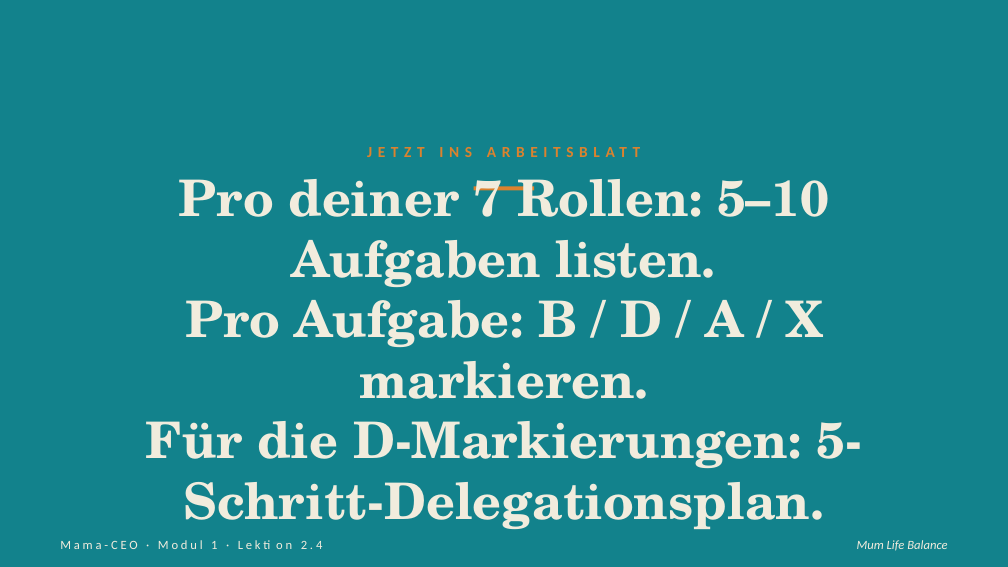
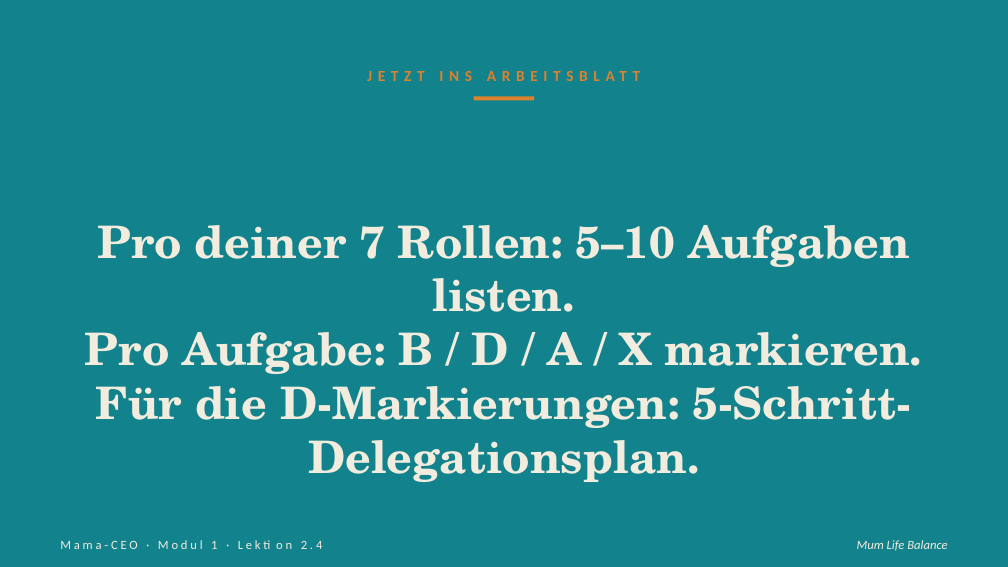
Before and after one commit to pnulmann-hue/mumlifebalance-workspace, a slide deck: slide 10 of outputs/produkte/mama-ceo/03-praesentationen/saeule-2/04-lektion-2-4.pptx. Drawn at 1008x567 pixels with LibreOffice and Linux fonts; fonts in the diff are those of the drawing. Boxes give left, top, right and bottom in pixels: in the first picture for what was removed or moved away, otherwise in the second. Text is boxed around its words. In the diff, an @@ line names an element or a change of style, - is before the commit and + after.

```diff
--- a/outputs/produkte/mama-ceo/03-praesentationen/saeule-2/04-lektion-2-4.pptx
+++ b/outputs/produkte/mama-ceo/03-praesentationen/saeule-2/04-lektion-2-4.pptx
@@ text "JETZT INS ARBEITSBLATT" moved from (x1=367, y1=147, x2=472, y2=157) to (x1=367, y1=71, x2=472, y2=81) @@
@@ rectangle moved from (x1=474, y1=186, x2=534, y2=191) to (x1=474, y1=97, x2=534, y2=101) @@
@@ text "Pro deiner 7 Rollen: 5–10 ..." at (x1=85, y1=225, x2=923, y2=482): size 36 to 32 pt @@
```
Also in this commit, not shown: 7 other slides changed, 32 other files.
